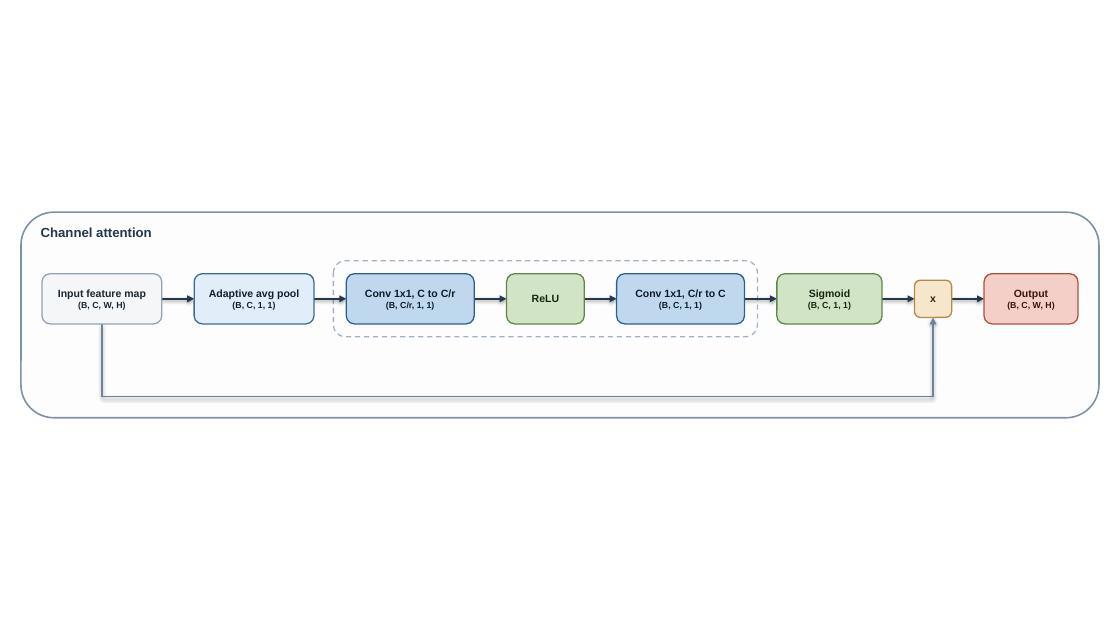
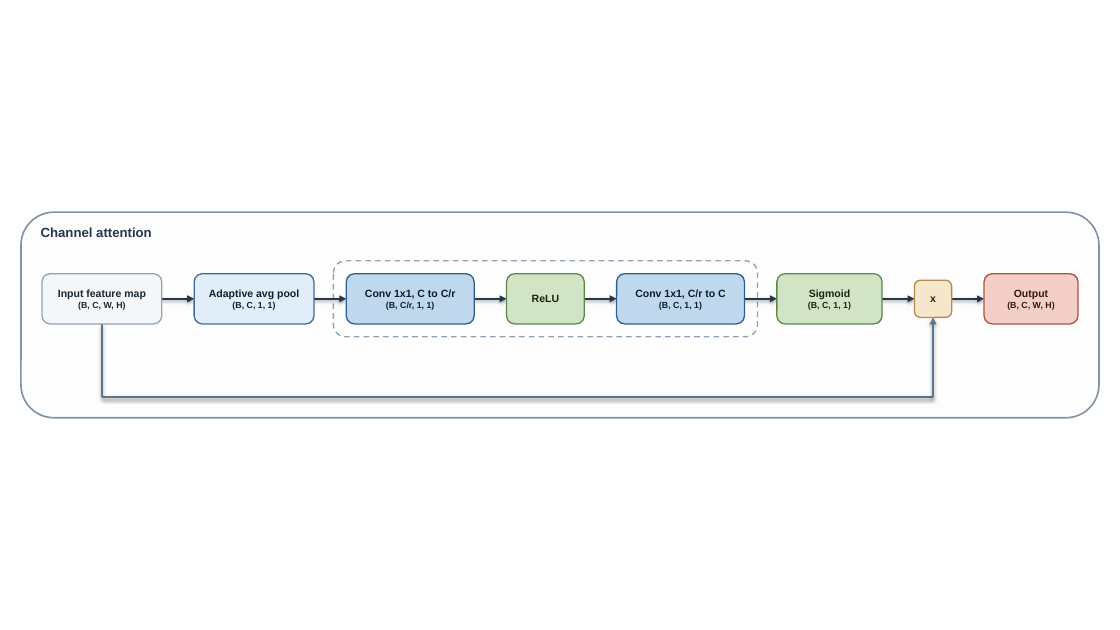
Before and after one commit to SaiSanthosh1508/End-to-End-Text-Translation-Pipeline, a slide deck: slide 1 of ablation/figures/channel-attention.pptx. Drawn at 1120x630 pixels with LibreOffice and Linux fonts; fonts in the diff are those of the drawing. Boxes give left, top, right and bottom in pixels: in the first picture for what was removed or moved away, otherwise in the second. Text is boxed around its words. In the diff, an @@ line names an element or a change of style, - is before the commit and + after.

```diff
--- a/ablation/figures/channel-attention.pptx
+++ b/ablation/figures/channel-attention.pptx
@@ rounded rectangle "Bottleneck" at [334, 260, 758, 337]: size 8.2 to 9.8 pt, text colour #5F7488 to #3D5468, bold on, italic off; outline #A2B2C0 1.1 pt dashed to #8FA3B5 1.2 pt dashed @@
@@ line (102, 324) - (102, 397): stroke #6E8399 1.3 pt to #5C748C 1.5 pt @@
@@ arrow (933, 397) - (933, 318): stroke #6E8399 1.3 pt to #5C748C 1.5 pt @@
@@ line (102, 397) - (933, 397): stroke #6E8399 1.3 pt to #5C748C 1.5 pt @@
```
Also in this commit, not shown: 6 other files.
